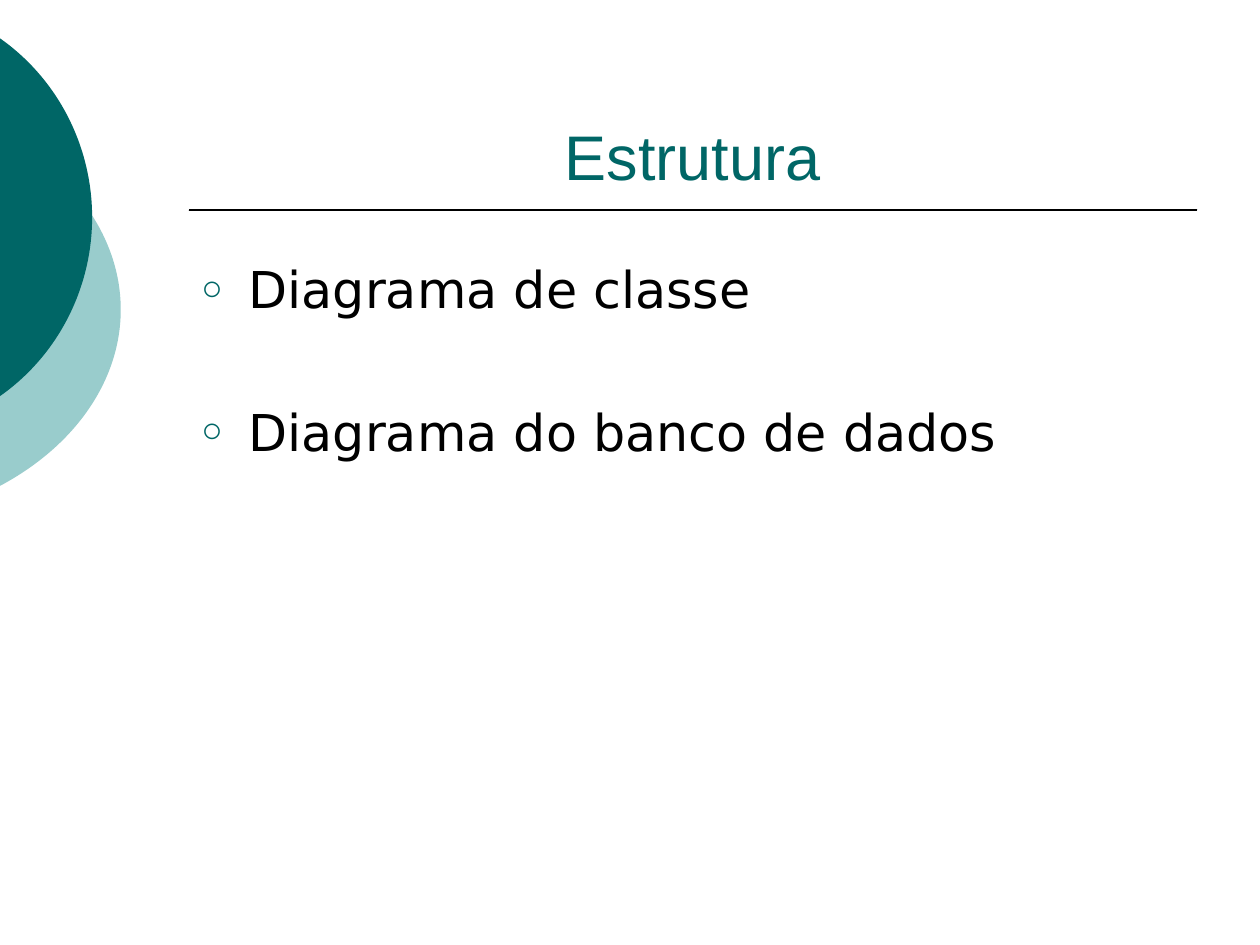
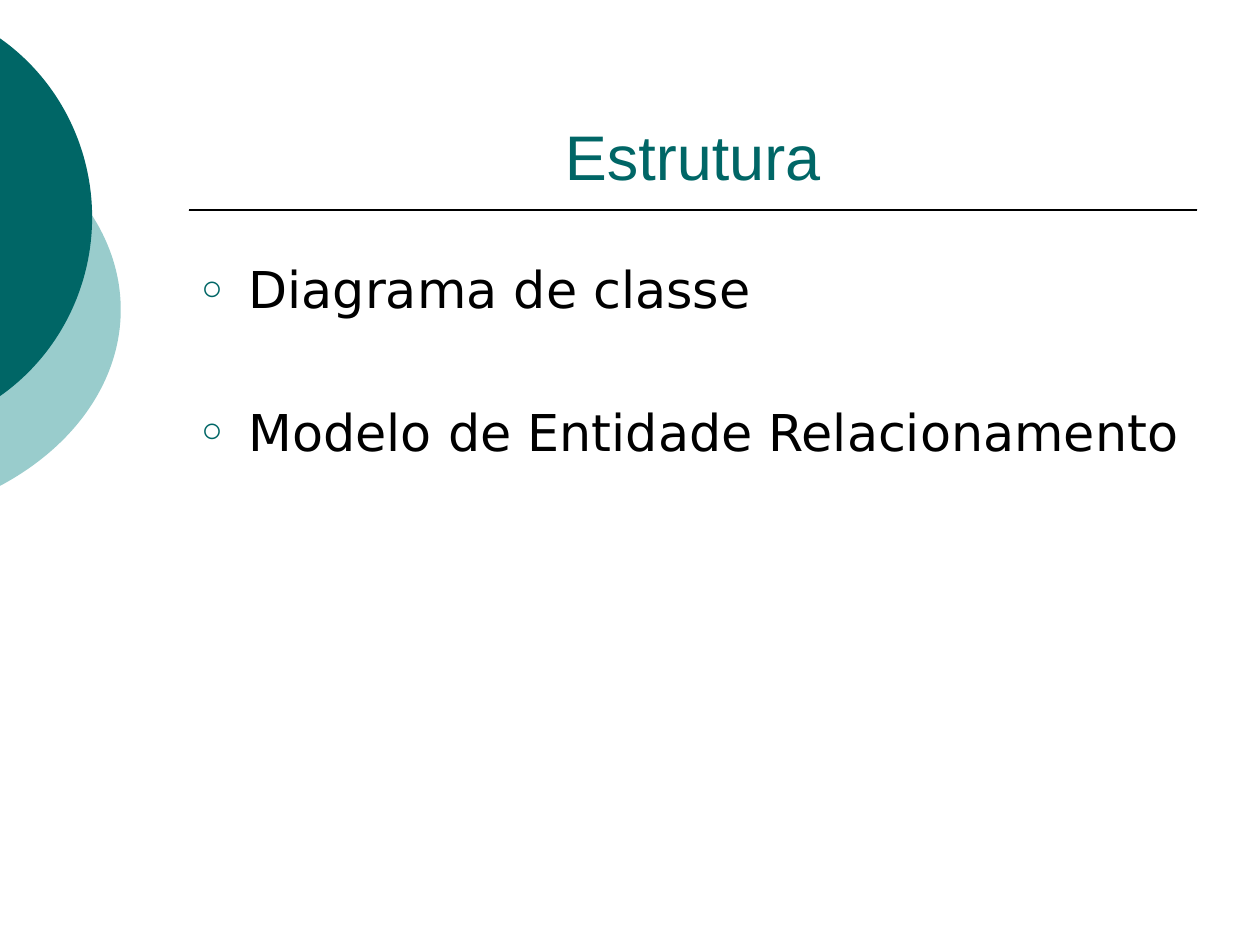
Before and after one commit to RVBF/pharmabook, a slide deck: slide 18 of doc/p2/TCC-P2.pptx (slide 19 before the commit). Drawn at 1260x945 pixels with LibreOffice and Linux fonts; fonts in the diff are those of the drawing. Boxes give left, top, right and bottom in pixels: in the first picture for what was removed or moved away, otherwise in the second. Text is boxed around its words. In the diff, an @@ line names an element or a change of style, - is before the commit and + after.

```diff
--- a/doc/p2/TCC-P2.pptx
+++ b/doc/p2/TCC-P2.pptx
@@ text at box(249, 412, 1178, 452): text changed @@
-○ Diagrama do banco de dados
+○ Modelo de Entidade Relacionamento
```
Also in this commit, not shown: 6 slides added, 7 slides removed, 53 other files.
